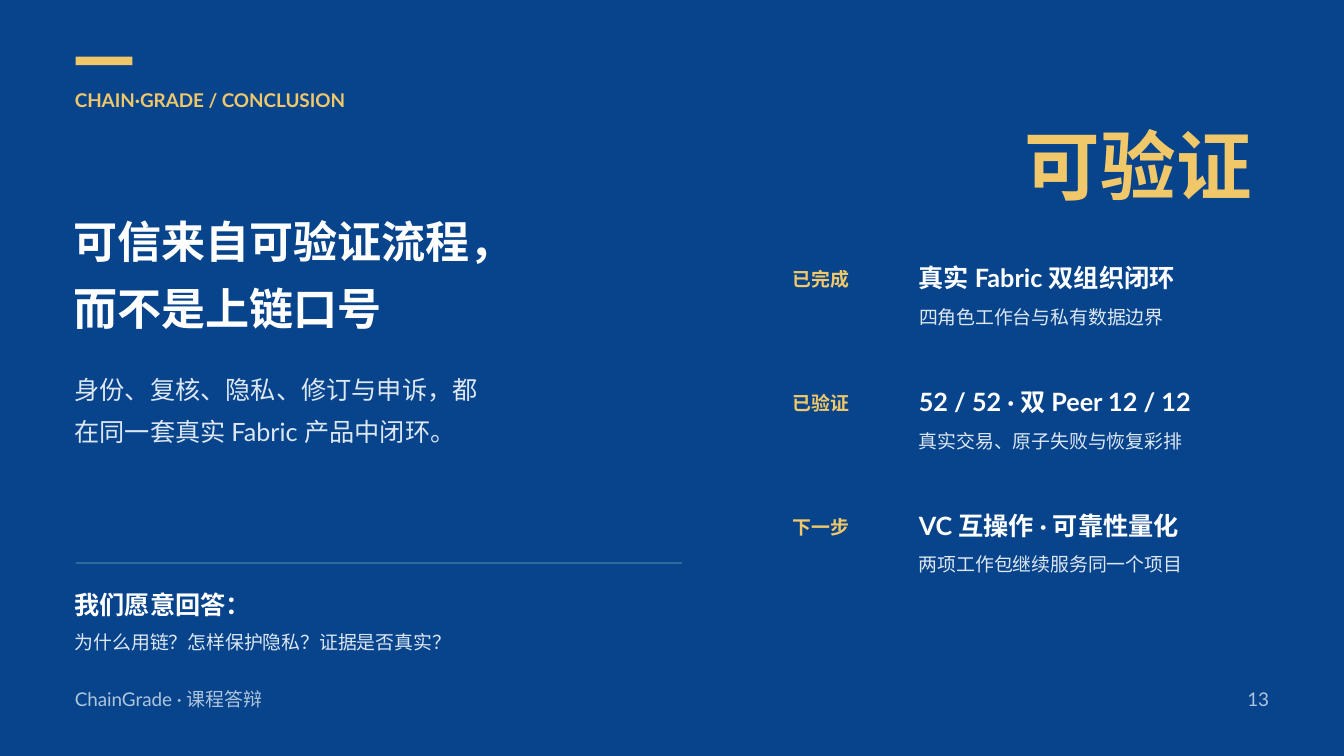
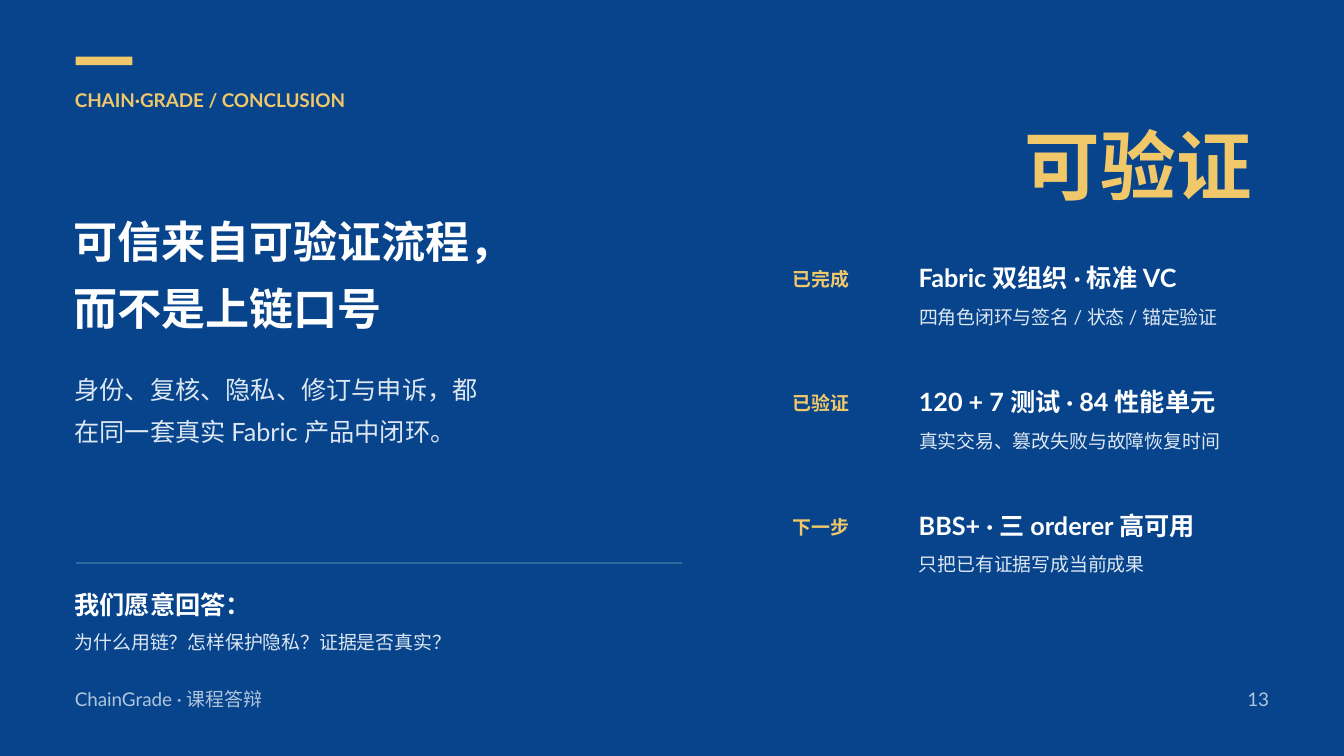
Before and after one commit to ytq0198/Echoes-of-the-Chain, a slide deck: slide 13 of deliverables/course/ChainGrade_课程答辩_重制版.pptx. Drawn at 1344x756 pixels with LibreOffice and Linux fonts; fonts in the diff are those of the drawing. Boxes give left, top, right and bottom in pixels: in the first picture for what was removed or moved away, otherwise in the second. Text is boxed around its words. In the diff, an @@ line names an element or a change of style, - is before the commit and + after.

```diff
--- a/deliverables/course/ChainGrade_课程答辩_重制版.pptx
+++ b/deliverables/course/ChainGrade_课程答辩_重制版.pptx
@@ text at (919,265,1177,290): text changed @@
-真实 Fabric 双组织闭环
+Fabric 双组织 · 标准 VC
@@ text at (919,308,1217,326): text changed @@
-四角色工作台与私有数据边界
+四角色闭环与签名 / 状态 / 锚定验证
@@ text at (919,389,1216,414): text changed @@
-52 / 52 · 双 Peer 12 / 12
+120 + 7 测试 · 84 性能单元
@@ text at (919,432,1220,450): text changed @@
-真实交易、原子失败与恢复彩排
+真实交易、篡改失败与故障恢复时间
@@ text at (919,513,1195,538): text changed @@
-VC 互操作 · 可靠性量化
+BBS+ · 三 orderer 高可用
@@ text at (919,555,1145,573): text changed @@
-两项工作包继续服务同一个项目
+只把已有证据写成当前成果
```
Also in this commit, not shown: 1 other slide changed, 18 other files.
